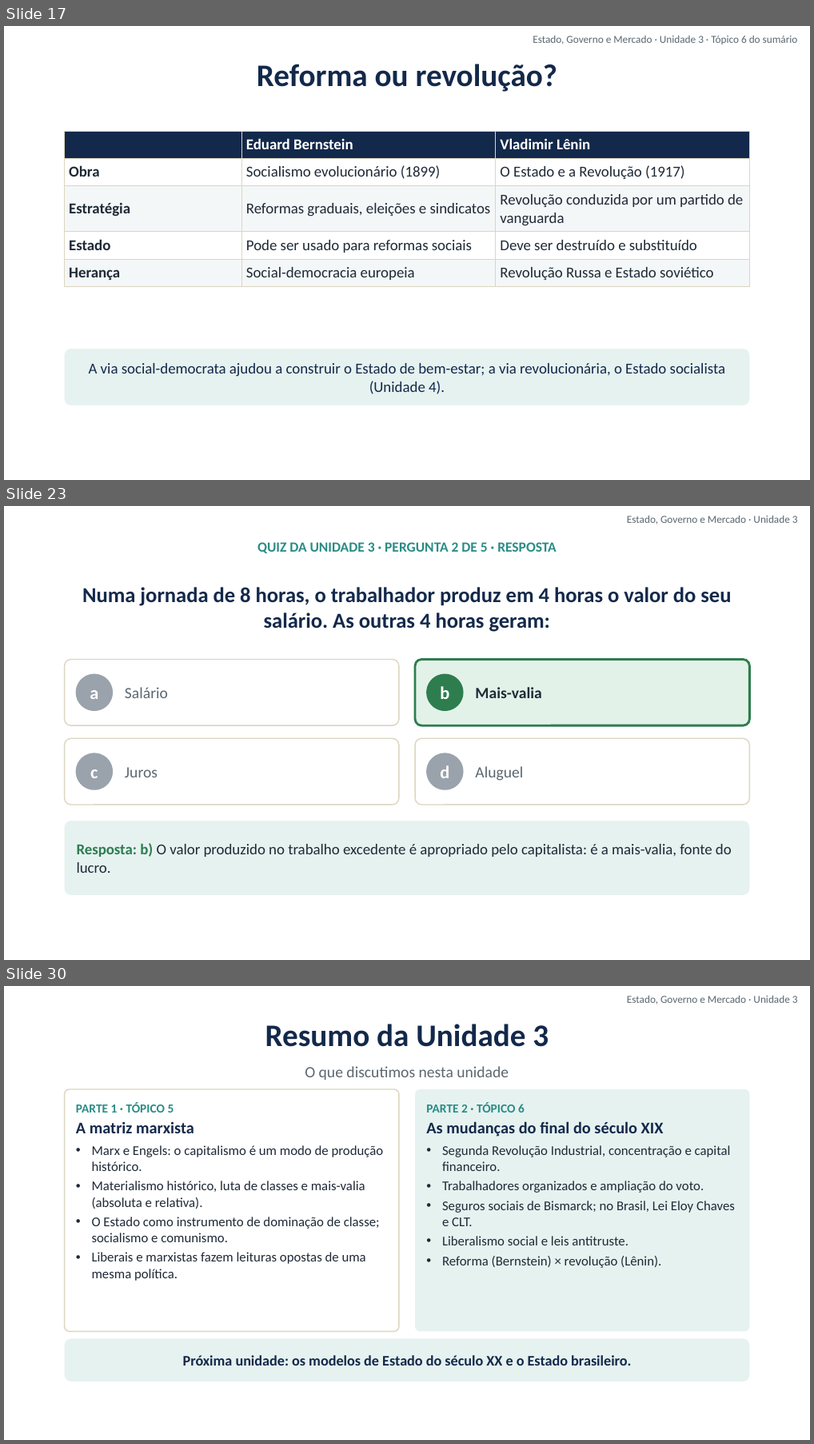
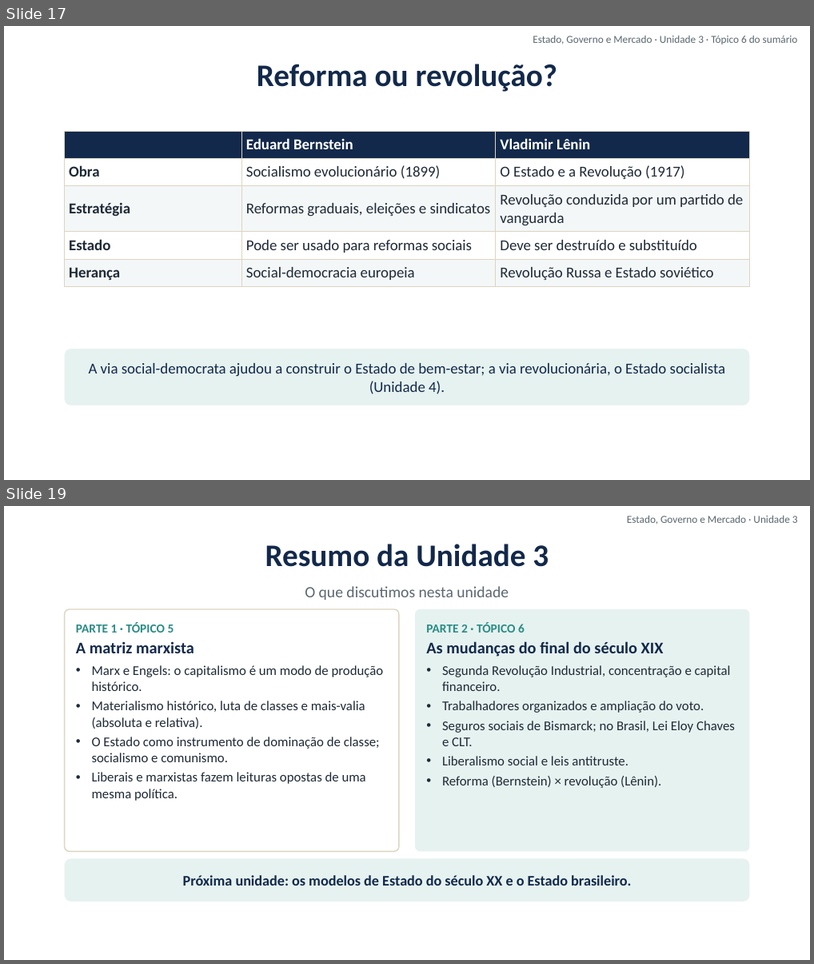
Before and after one commit to cleitonfranco74/gestao_publica, a slide deck: disciplina-01-estado-governo-mercado/materiais/03_Unidade_3_Matriz_Marxista.pptx. Shown one above the other, each under a label of ours: slides 17, 23 and 30 before the commit, slides 17 and 19 after it; the slides between them are not shown. The pictures are 814x1444 and 814x964 pixels, drawn with LibreOffice and Linux fonts; fonts in the diff are those of the drawing; background and template pictures are left out. Boxes give left, top, right and bottom in pixels: in the first picture for what was removed or moved away, otherwise in the second. Text is boxed around its words. In the diff, an @@ line names an element or a change of style, - is before the commit and + after.

```diff
--- a/disciplina-01-estado-governo-mercado/materiais/03_Unidade_3_Matriz_Marxista.pptx
+++ b/disciplina-01-estado-governo-mercado/materiais/03_Unidade_3_Matriz_Marxista.pptx
@@ slide 23 removed at bbox=[4, 506, 810, 960], background picture (left out) @@
@@ text removed at bbox=[627, 516, 798, 524] @@
-Estado, Governo e Mercado · Unidade 3
@@ text removed at bbox=[258, 542, 557, 554] @@
-QUIZ DA UNIDADE 3 · PERGUNTA 2 DE 5 · RESPOSTA
@@ text removed at bbox=[82, 587, 731, 632] @@
-Numa jornada de 8 horas, o trabalhador produz em 4 horas o valor do seu salário. As outras 4 horas geram:
@@ rounded rectangle removed at bbox=[65, 660, 399, 725] @@
@@ rounded rectangle removed at bbox=[415, 660, 750, 725] @@
@@ rounded rectangle removed at bbox=[76, 674, 113, 711] @@
-a
@@ text removed at bbox=[125, 687, 168, 698] @@
-Salário
@@ rounded rectangle removed at bbox=[426, 674, 464, 711] @@
-b
@@ text removed at bbox=[475, 687, 542, 698] @@
-Mais-valia
@@ rounded rectangle removed at bbox=[65, 738, 399, 804] @@
@@ rounded rectangle removed at bbox=[415, 738, 750, 804] @@
@@ rounded rectangle removed at bbox=[76, 752, 113, 790] @@
-c
@@ text removed at bbox=[125, 767, 158, 777] @@
-Juros
@@ rounded rectangle removed at bbox=[426, 752, 464, 790] @@
-d
@@ text removed at bbox=[475, 766, 523, 780] @@
-Aluguel
@@ rounded rectangle removed at bbox=[65, 820, 750, 895] @@
-Resposta: b) O valor produzido no trabalho excedente é apropriado pelo capitalista: é a mais-valia, fonte do lucro.
@@ what was slide 30 is now slide 19 @@
```
Also in this commit, not shown: 1 slide changed, 10 other slides removed, 17 other files.
